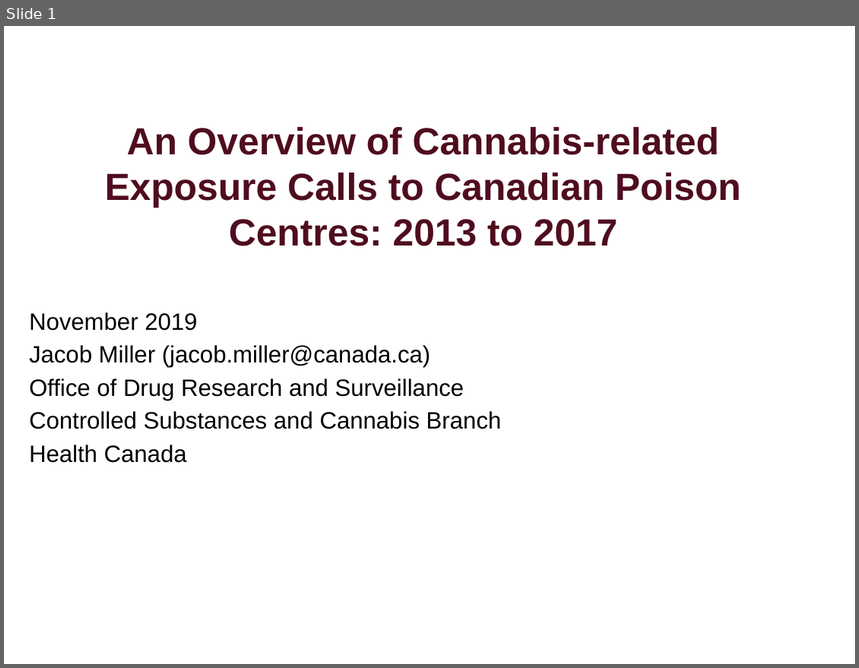
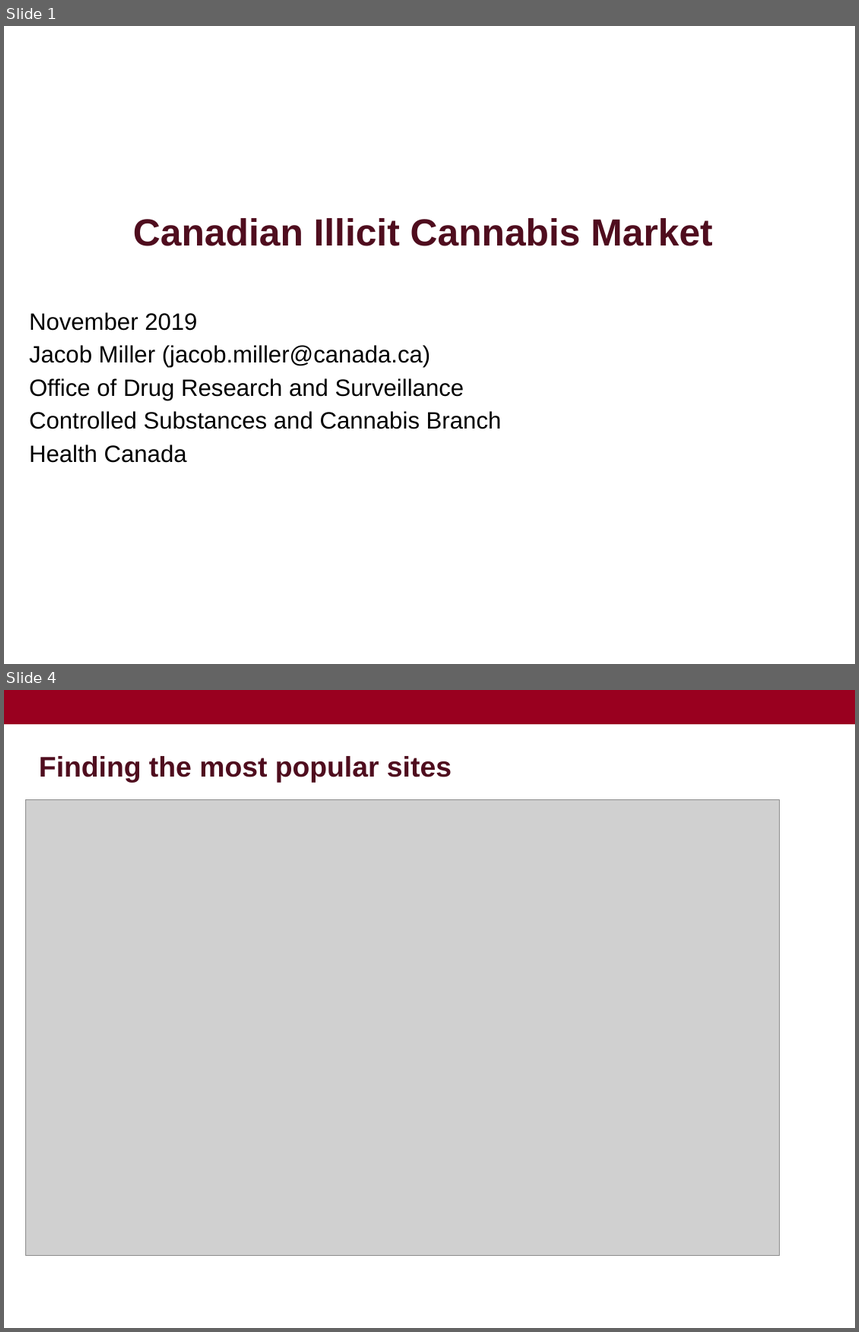
Before and after one commit to MelonFaceDOOM/cannabis_scraping, a slide deck: cannabis scraping.pptx. Shown one above the other, each under a label of ours: slide 1 before the commit, slides 1 and 4 after it; the slides between them are not shown. The pictures are 859x668 and 859x1332 pixels, drawn with LibreOffice and Linux fonts; fonts in the diff are those of the drawing; grey boxes stand for pictures; background and template pictures are left out. Boxes give left, top, right and bottom in pixels: in the first picture for what was removed or moved away, otherwise in the second. Text is boxed around its words. In the diff, an @@ line names an element or a change of style, - is before the commit and + after.

```diff
--- a/cannabis scraping.pptx
+++ b/cannabis scraping.pptx
@@ slide 4 added at [4,690,855,1328], background picture (left out) @@
@@ rectangle added at [4,690,855,724], fill #99001F @@
@@ title added at [39,756,452,782], 24 pt, text #4F0D1E, bold @@
+Finding the most popular sites
@@ picture added at [26,799,779,1255] @@
@@ page number added at [788,1290,841,1324], 11 pt, text #FFFFFF @@
+4
@@ slide 1 changed as well @@
@@ title at [133,218,712,246]: text changed @@
-An Overview of Cannabis-related Exposure Calls to Canadian Poison Centres: 2013 to 2017
+Canadian Illicit Cannabis Market
```
Also in this commit, not shown: 6 other slides added, 1 slide removed, 50 other files.
